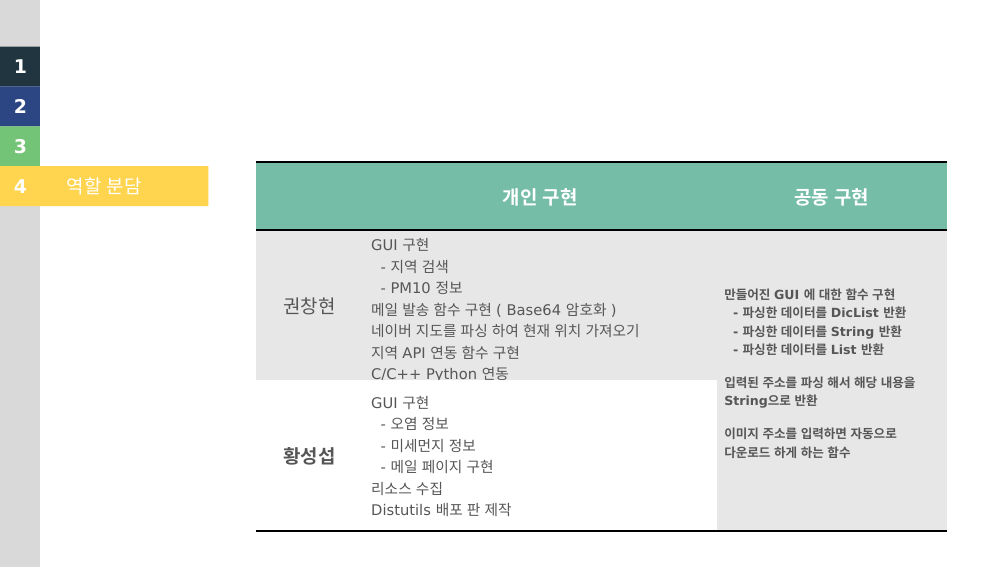
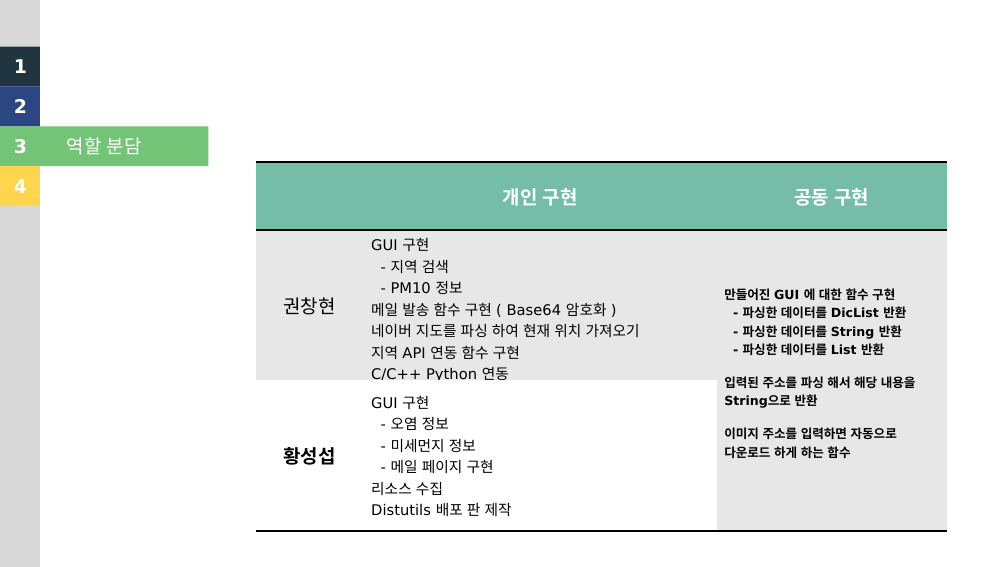
Before and after one commit to WindowsHyun/PythonTermProject, a slide deck: slide 12 of Documnet/[최종]스크립트 언어 텀프로젝트 기획.pptx (slide 13 before the commit). Drawn at 1008x567 pixels with LibreOffice and Linux fonts; fonts in the diff are those of the drawing. Boxes give left, top, right and bottom in pixels: in the first picture for what was removed or moved away, otherwise in the second. Text is boxed around its words. In the diff, an @@ line names an element or a change of style, - is before the commit and + after.

```diff
--- a/Documnet/[최종]스크립트 언어 텀프로젝트 기획.pptx
+++ b/Documnet/[최종]스크립트 언어 텀프로젝트 기획.pptx
@@ rectangle "역할 분담": place and size @@
-rectangle "역할 분담" at (0, 166, 209, 206)
+rectangle "역할 분담" at (0, 126, 209, 166)
@@ rectangle "역할 분담" at (0, 126, 209, 166): fill #FFD44E to #74C478 @@
@@ rectangle: place and size @@
-rectangle at (0, 126, 40, 166)
+rectangle at (0, 166, 40, 206)
@@ rectangle at (0, 166, 40, 206): fill #74C478 to #FFD44E @@
@@ table at (256, 162, 948, 531) @@
@@ fill #E9E9E9 to #E7E7E7 in row 2 @@
@@ text colour #565656 to #000000 @@
@@ borders changed @@
```
Also in this commit, not shown: 12 other slides changed, 1 slide removed.
